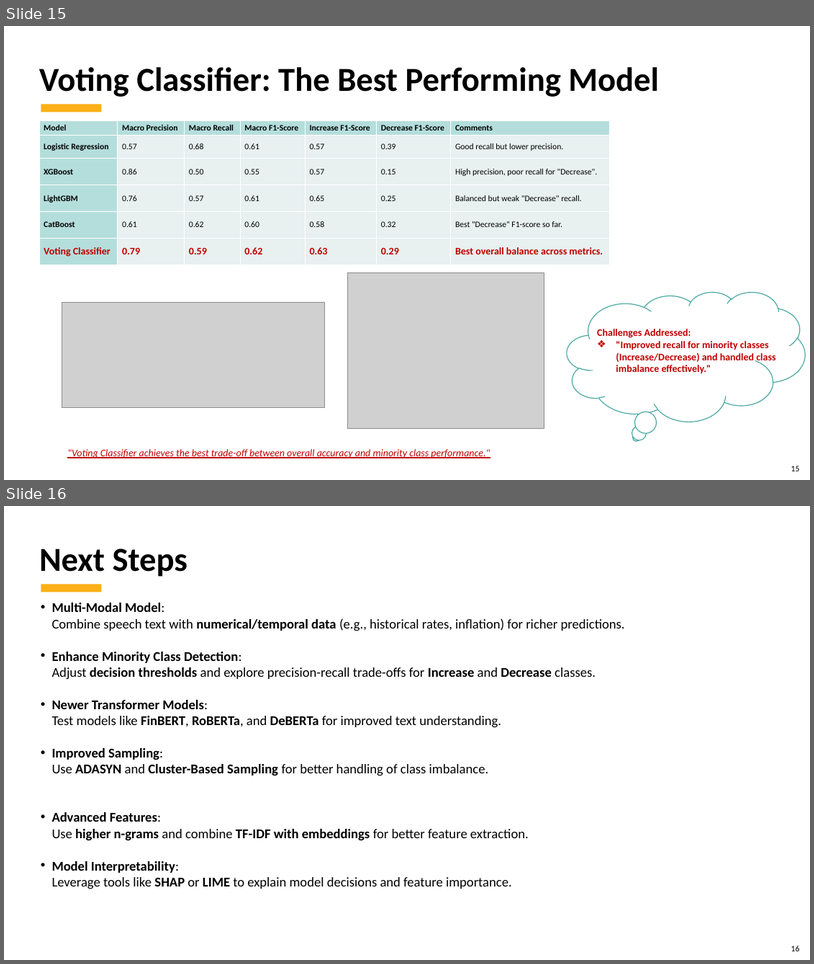
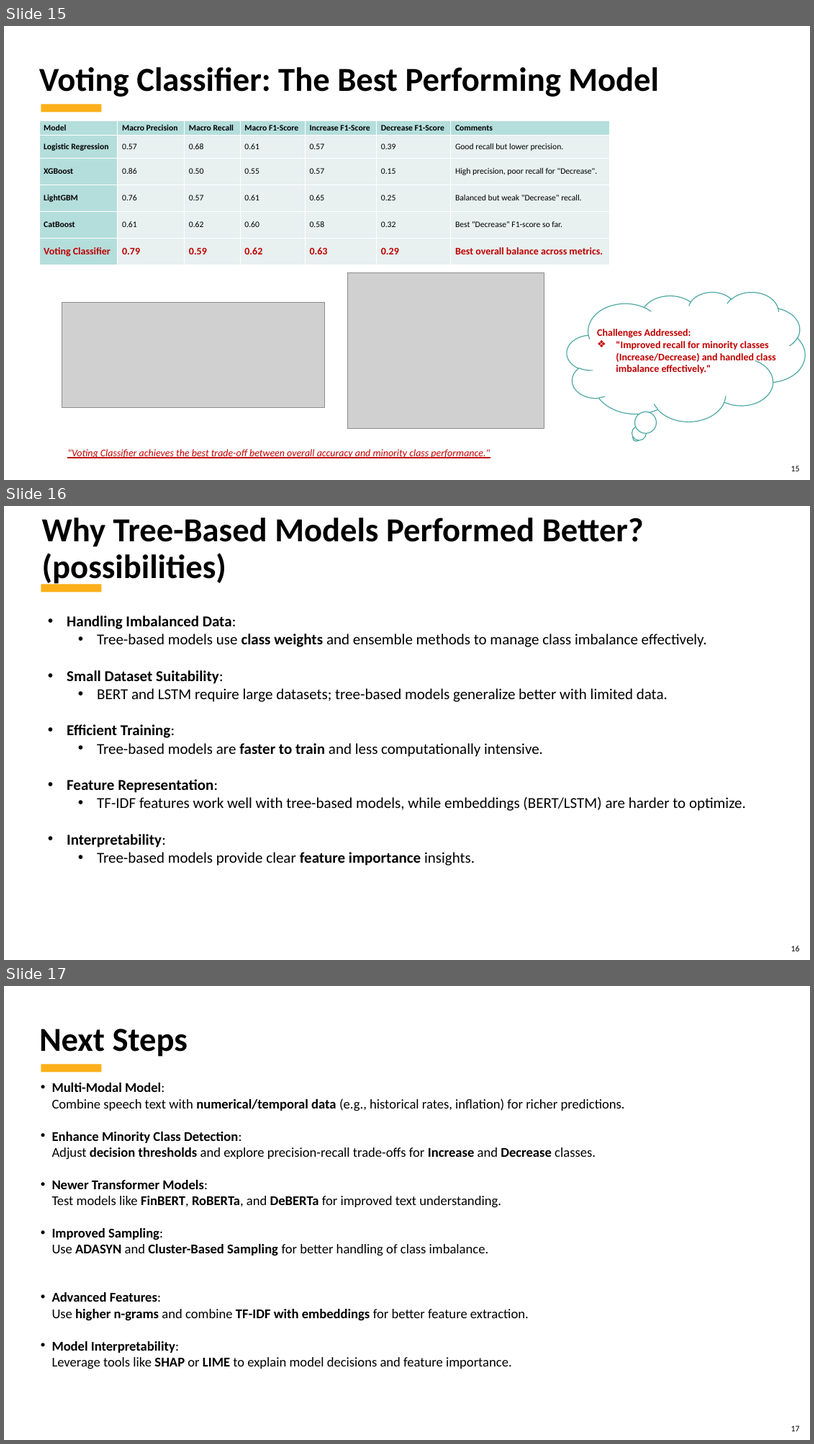
Before and after one commit to kubernetes-world/3666-ANLP-Predicting-ECB-Monetary-Policy, a slide deck: 3666 ANLP - Predicting ECB Monetary Policy.Final Project.pptx. Shown one above the other, each under a label of ours: slides 15 and 16 before the commit, slides 15, 16 and 17 after it. The pictures are 814x964 and 814x1444 pixels, drawn with LibreOffice and Linux fonts; fonts in the diff are those of the drawing; grey boxes stand for pictures; background and template pictures are left out. Boxes give left, top, right and bottom in pixels: in the first picture for what was removed or moved away, otherwise in the second. Text is boxed around its words. In the diff, an @@ line names an element or a change of style, - is before the commit and + after.

```diff
--- a/3666 ANLP - Predicting ECB Monetary Policy.Final Project.pptx
+++ b/3666 ANLP - Predicting ECB Monetary Policy.Final Project.pptx
@@ slide 16 added at (4,506,810,960), background picture (left out); not listed: 2 template elements that a slide beside it also shows @@
@@ text added at (42,518,644,587), 40 pt, text #000000, bold @@
+Why Tree-Based Models Performed Better? (possibilities)
@@ text added at (67,615,746,865), 18 pt, text #000000 @@
+• Handling Imbalanced Data:
+  • Tree-based models use class weights and ensemble methods to manage class imbalance effectively.
+• Small Dataset Suitability:
+  • BERT and LSTM require large datasets; tree-based models generalize better with limited data.
+• Efficient Training:
+  • Tree-based models are faster to train and less computationally intensive.
+• Feature Representation:
+  • TF-IDF features work well with tree-based models, while embeddings (BERT/LSTM) are harder to optimize.
+• Interpretability:
+  • Tree-based models provide clear feature importance insights.
@@ what was slide 16 is now slide 17 @@
@@ page number at (792,1425,800,1431): text changed @@
-16
+17
```
